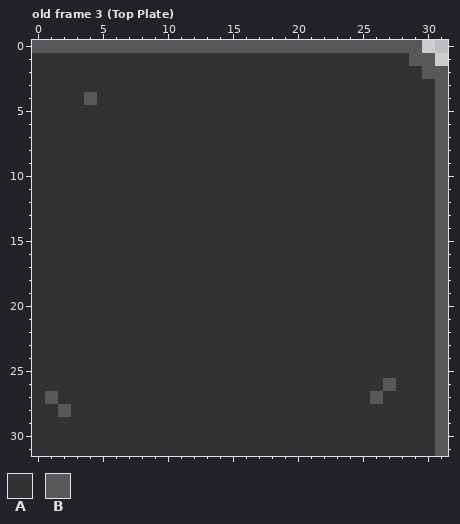
Two states of a pixel-art file, assets/ui/guiPlates.aseprite. The first picture shows the starting point.
32x32 pixels, 9 frames. Colours within 5 levels of each other are drawn and written as one. Shown: old frame 3 (Top Plate). The commit also changed other frames, which this record leaves out.
Palette (. is transparent): A #323232  B #595757
Pixels before, old frame 3 (Top Plate), first column x 0:
 0 BBBBBBBBBBBBBBBBBBBBBBBBBBBBBB..
 1 AAAAAAAAAAAAAAAAAAAAAAAAAAAAABB.
 2 AAAAAAAAAAAAAAAAAAAAAAAAAAAAAABB
 3 AAAAAAAAAAAAAAAAAAAAAAAAAAAAAAAB
 4 AAAABAAAAAAAAAAAAAAAAAAAAAAAAAAB
 5 AAAAAAAAAAAAAAAAAAAAAAAAAAAAAAAB
 6 AAAAAAAAAAAAAAAAAAAAAAAAAAAAAAAB
 7 AAAAAAAAAAAAAAAAAAAAAAAAAAAAAAAB
 8 AAAAAAAAAAAAAAAAAAAAAAAAAAAAAAAB
 9 AAAAAAAAAAAAAAAAAAAAAAAAAAAAAAAB
10 AAAAAAAAAAAAAAAAAAAAAAAAAAAAAAAB
11 AAAAAAAAAAAAAAAAAAAAAAAAAAAAAAAB
12 AAAAAAAAAAAAAAAAAAAAAAAAAAAAAAAB
13 AAAAAAAAAAAAAAAAAAAAAAAAAAAAAAAB
14 AAAAAAAAAAAAAAAAAAAAAAAAAAAAAAAB
15 AAAAAAAAAAAAAAAAAAAAAAAAAAAAAAAB
16 AAAAAAAAAAAAAAAAAAAAAAAAAAAAAAAB
17 AAAAAAAAAAAAAAAAAAAAAAAAAAAAAAAB
18 AAAAAAAAAAAAAAAAAAAAAAAAAAAAAAAB
19 AAAAAAAAAAAAAAAAAAAAAAAAAAAAAAAB
20 AAAAAAAAAAAAAAAAAAAAAAAAAAAAAAAB
21 AAAAAAAAAAAAAAAAAAAAAAAAAAAAAAAB
22 AAAAAAAAAAAAAAAAAAAAAAAAAAAAAAAB
23 AAAAAAAAAAAAAAAAAAAAAAAAAAAAAAAB
24 AAAAAAAAAAAAAAAAAAAAAAAAAAAAAAAB
25 AAAAAAAAAAAAAAAAAAAAAAAAAAAAAAAB
26 AAAAAAAAAAAAAAAAAAAAAAAAAAABAAAB
27 ABAAAAAAAAAAAAAAAAAAAAAAAABAAAAB
28 AABAAAAAAAAAAAAAAAAAAAAAAAAAAAAB
29 AAAAAAAAAAAAAAAAAAAAAAAAAAAAAAAB
30 AAAAAAAAAAAAAAAAAAAAAAAAAAAAAAAB
31 AAAAAAAAAAAAAAAAAAAAAAAAAAAAAAAB
After the commit:
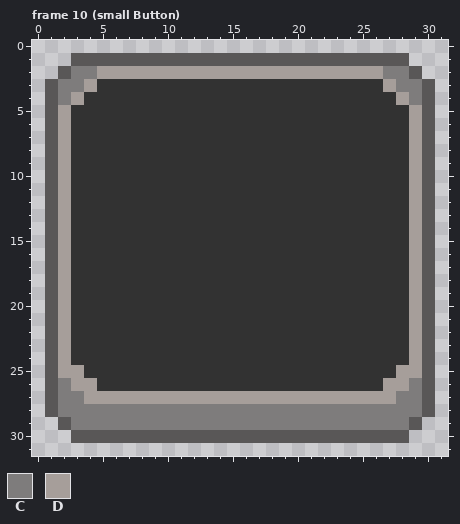
Colours new in this view: C #7e7c7c  D #a69e9a
A new or re-ordered frame is compared with the old frame closest to it.
Change:
frames 9 -> 11
Changed rows in their new state; - is an unchanged pixel.
Frame 10 (small Button) is new; against old frame 3 (Top Plate):
first column x 0:
 0 ..............................--
 1 ...BBBBBBBBBBBBBBBBBBBBBBBBBB..-
 2 ..BCCDDDDDDDDDDDDDDDDDDDDDDCCB..
 3 .BCCD----------------------DCCB.
 4 .BCDA-----------------------DCB.
 5 .BD--------------------------DB.
 6 .BD--------------------------DB.
 7 .BD--------------------------DB.
 8 .BD--------------------------DB.
 9 .BD--------------------------DB.
10 .BD--------------------------DB.
11 .BD--------------------------DB.
12 .BD--------------------------DB.
13 .BD--------------------------DB.
14 .BD--------------------------DB.
15 .BD--------------------------DB.
16 .BD--------------------------DB.
17 .BD--------------------------DB.
18 .BD--------------------------DB.
19 .BD--------------------------DB.
20 .BD--------------------------DB.
21 .BD--------------------------DB.
22 .BD--------------------------DB.
23 .BD--------------------------DB.
24 .BD--------------------------DB.
25 .BDD------------------------DDB.
26 .BCDD----------------------DDCB.
27 .-CCDDDDDDDDDDDDDDDDDDDDDDDDCCB.
28 .BCCCCCCCCCCCCCCCCCCCCCCCCCCCCB.
29 ..BCCCCCCCCCCCCCCCCCCCCCCCCCCB..
30 ...BBBBBBBBBBBBBBBBBBBBBBBBBB...
31 ................................
Boxes around the changes in both pictures, in picture pixels (x1, y1, x2, y2):
changed: (32, 40, 448, 456)
